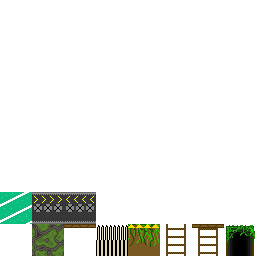
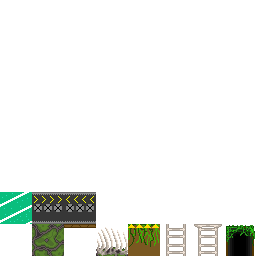
Two versions of the same layered image (256×256). Layer-by-layer changes:
added layer "tile_ladder_forest" above "tile_spikes_forest" over [166, 224, 186, 256]
added layer "tile_spikes_forest" above "Layer 2" over [96, 227, 128, 256]
removed layer "Layer 1" over [96, 225, 128, 256]
removed layer "Ladder-OneWay" over [192, 224, 224, 256]
removed layer "Ladder" over [166, 224, 186, 256]
added layer "tile_ladderPlatform_forest" above "Bounce" over [194, 224, 222, 256]
